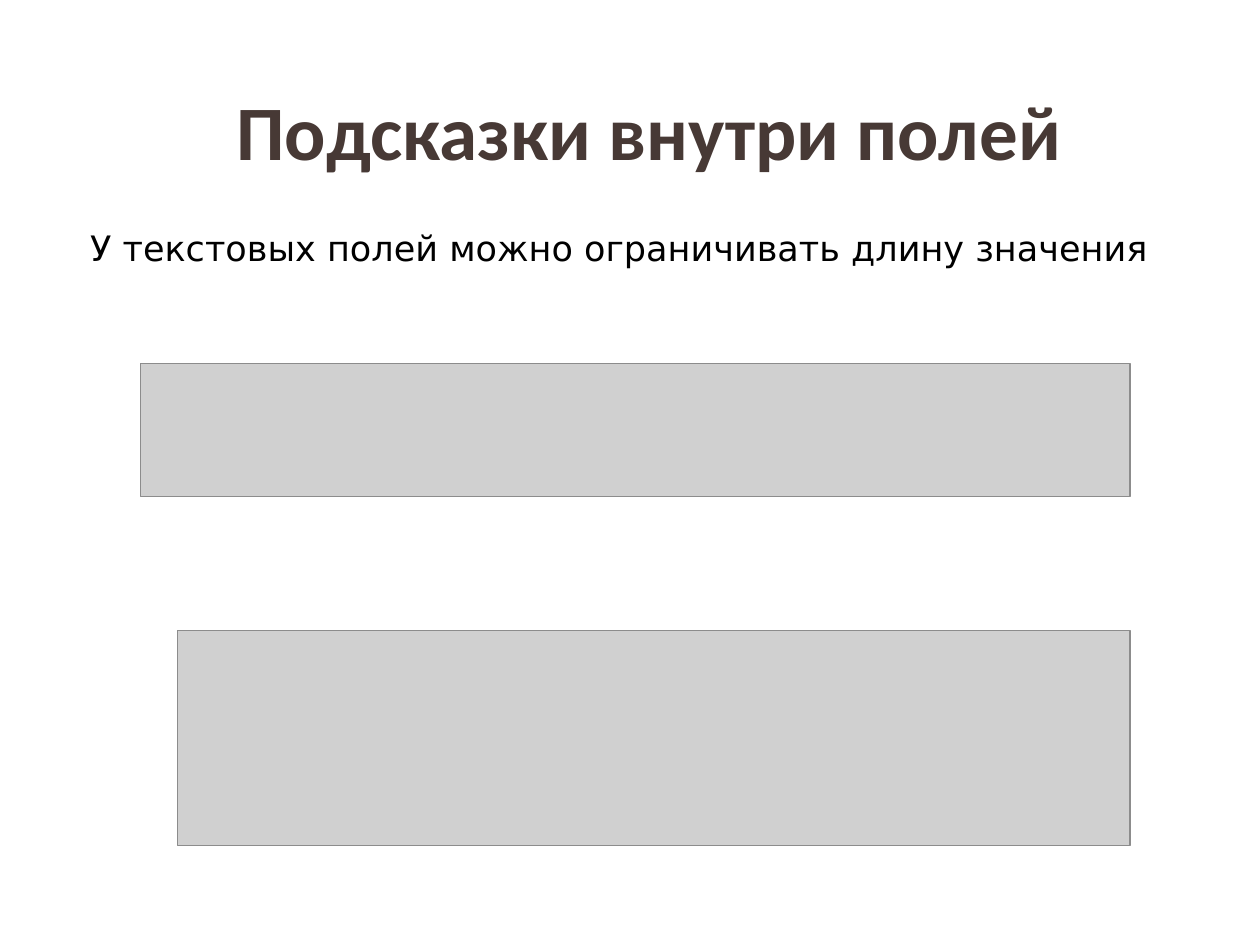
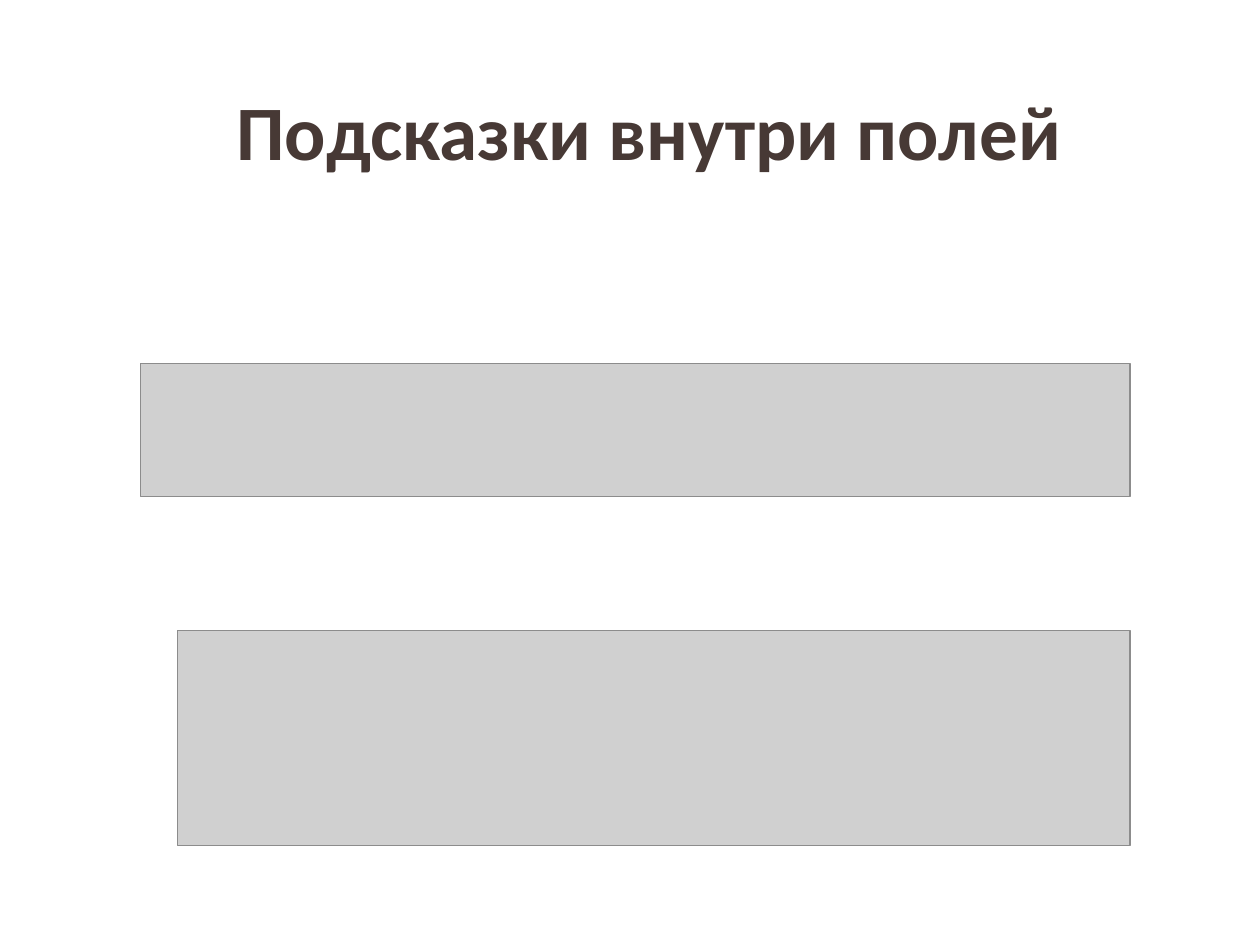
Before and after one commit to zhivs/web_developer, a slide deck: slide 16 of Lection 2 - forms/html-формы.pptx. Drawn at 1260x945 pixels with LibreOffice and Linux fonts; fonts in the diff are those of the drawing; grey boxes stand for pictures; background and template pictures are left out. Boxes give left, top, right and bottom in pixels: in the first picture for what was removed or moved away, otherwise in the second. Text is boxed around its words. In the diff, an @@ line names an element or a change of style, - is before the commit and + after.

```diff
--- a/Lection 2 - forms/html-формы.pptx
+++ b/Lection 2 - forms/html-формы.pptx
@@ text removed at <box>90,234,1147,269</box> @@
-У текстовых полей можно ограничивать длину значения
```
Also in this commit, not shown: 2 other slides changed, 1 other file.
